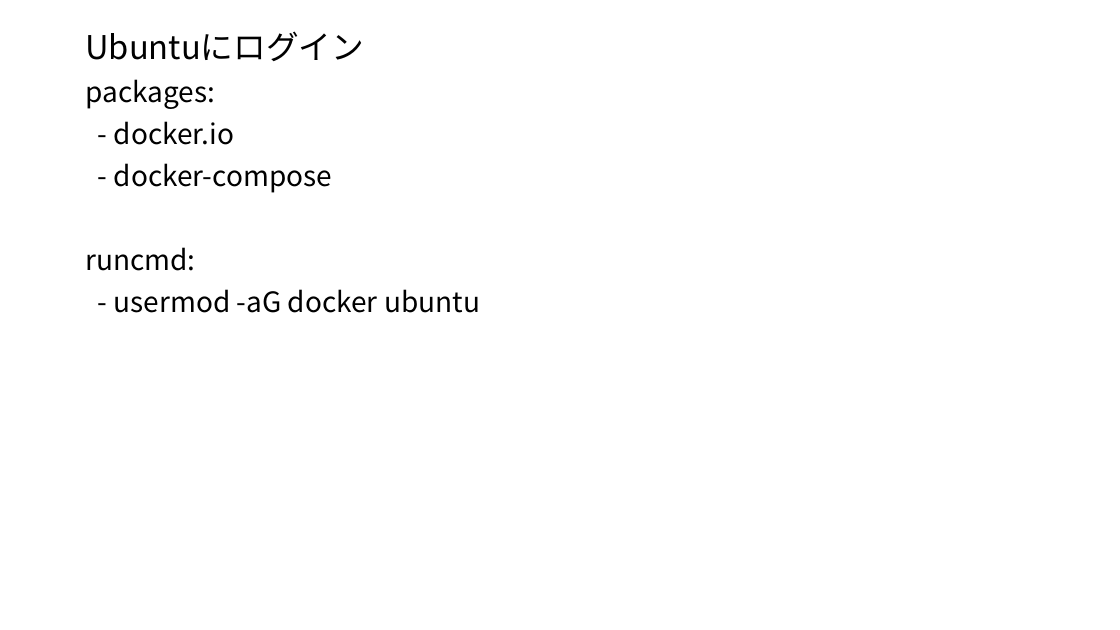
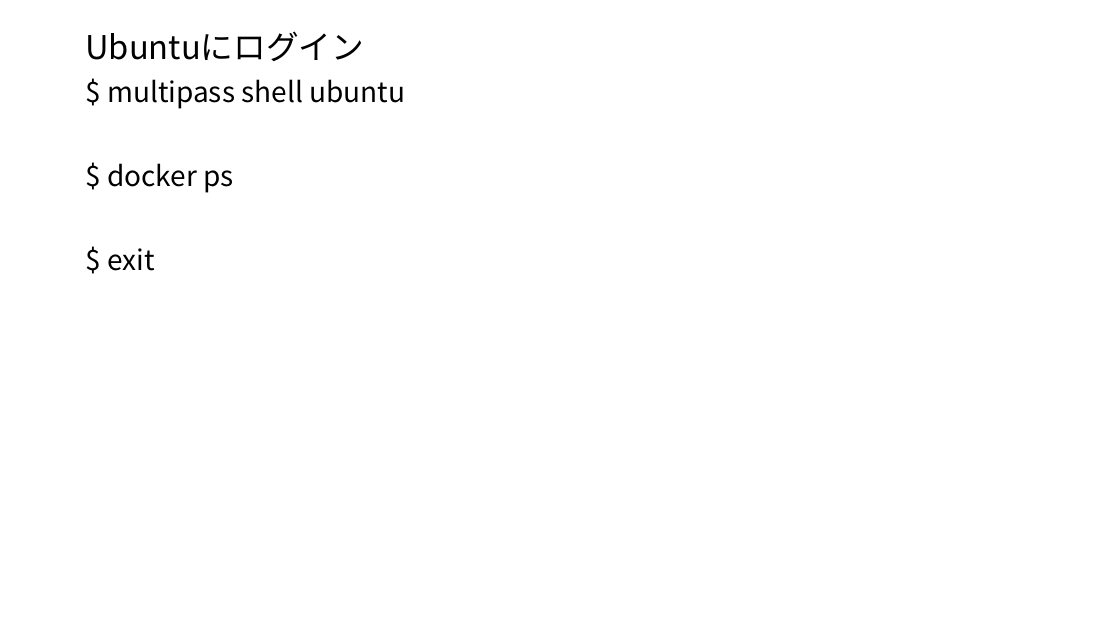
Before and after one commit to higayasuo/scripts, a slide deck: slide 5 of curriculum/1_preparation/1_docker_mac.pptx. Drawn at 1120x630 pixels with LibreOffice and Linux fonts; fonts in the diff are those of the drawing. Boxes give left, top, right and bottom in pixels: in the first picture for what was removed or moved away, otherwise in the second. Text is boxed around its words. In the diff, an @@ line names an element or a change of style, - is before the commit and + after.

Commit message:
Fix 1_docker_mac.pptx

```diff
--- a/curriculum/1_preparation/1_docker_mac.pptx
+++ b/curriculum/1_preparation/1_docker_mac.pptx
@@ text at box(107, 79, 405, 271): text changed @@
-packages:
-- docker.io
-- docker-compose
-runcmd:
-- usermod -aG docker ubuntu
+$ multipass shell ubuntu
+$ docker ps
+$ exit
```
Also in this commit, not shown: 4 slides added, 3 other files.
